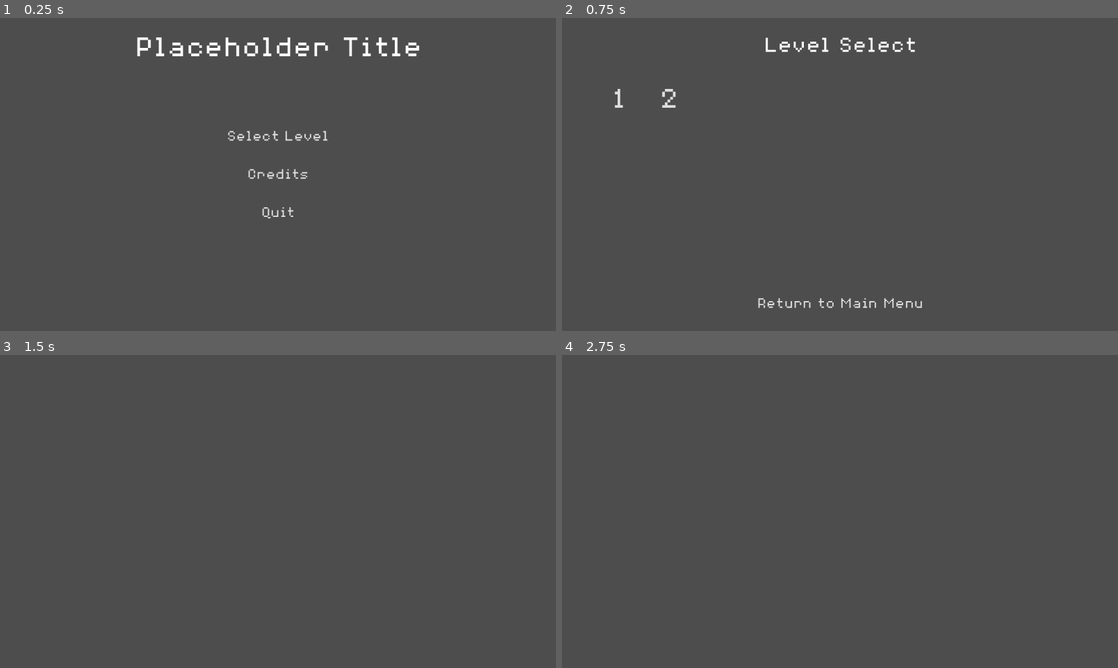
Above: before the commit, frames 1-4 (two rows, left to right).
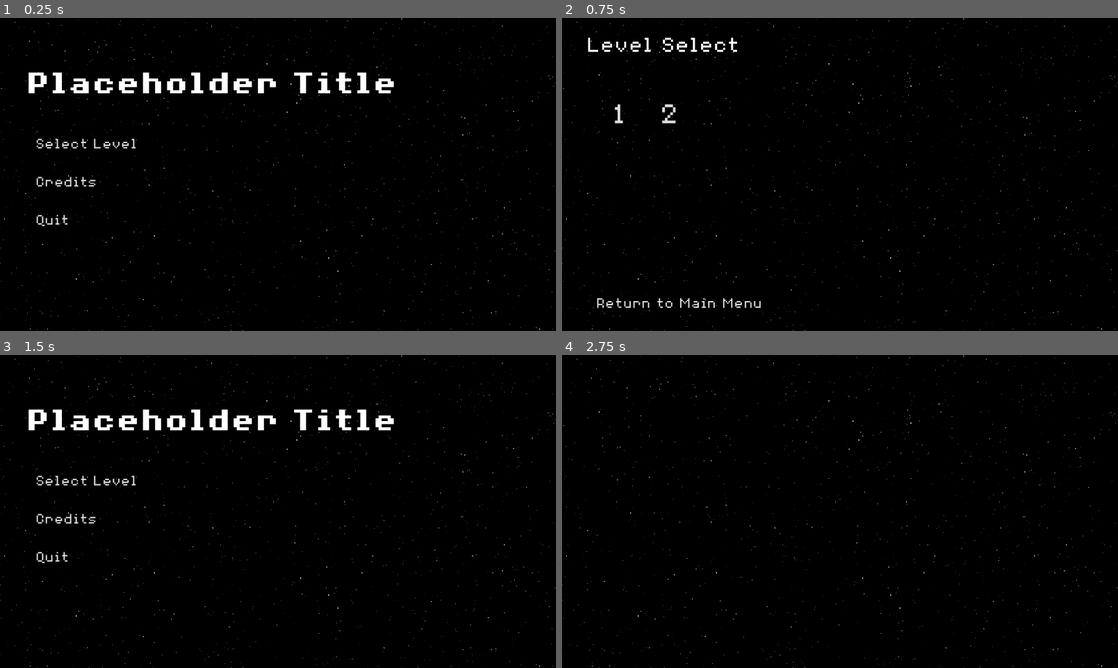
Above: after the commit, the same moments.

Repository: Birb-Games/gmtk-2025
Game: Godot game, scene res://scenes/main.tscn
Two runs of this game, one before a commit and one after it. Both use one fixed random seed, a clock stepped at 60 frames per second and the inputs below.
Inputs (mouse positions are in pixels of both pictures, inside the frame that each line leads up to):
- Up to frame 1 (0.25 s): no input
- Up to frame 2 (0.75 s): click "Select Level" at 0.5 s
- Up to frame 3 (1.5 s): click "Return to Main Menu" at 1.25 s
- Up to frame 4 (2.75 s): click (678, 520) at 2 s, where only the run after the commit has a clickable "Credits"

The runs differ from the first frame. In frame 1, 100% of the frame differs, in the area x 0-100%, y 0-100%; in frame 2, 100%; in frame 3, 100%; in frame 4, 100%.

Commit message:
upgraded appearance of main menu

Diff:
--- a/scenes/credits.tscn
+++ b/scenes/credits.tscn
@@ -1,7 +1,14 @@
-[gd_scene format=3 uid="uid://cnxvyl86ygh4h"]
+[gd_scene load_steps=2 format=3 uid="uid://cnxvyl86ygh4h"]
+
+[ext_resource type="Texture2D" uid="uid://dsq5rgehdjua3" path="res://assets/textures/space.png" id="1_0bpdh"]
 
 [node name="Credits" type="Control"]
 layout_mode = 3
 anchors_preset = 0
 offset_right = 40.0
 offset_bottom = 40.0
+
+[node name="Background" type="Sprite2D" parent="."]
+position = Vector2(578, 325)
+scale = Vector2(1.34815, 1.34815)
+texture = ExtResource("1_0bpdh")
--- a/scenes/level_select.tscn
+++ b/scenes/level_select.tscn
@@ -1,7 +1,8 @@
-[gd_scene load_steps=3 format=3 uid="uid://efsx1csh0p57"]
+[gd_scene load_steps=4 format=3 uid="uid://efsx1csh0p57"]
 
-[ext_resource type="Theme" uid="uid://5ke4j1o1hacn" path="res://assets/theme.tres" id="1_3shnc"]
+[ext_resource type="Theme" uid="uid://ca4fjx3thf2g7" path="res://assets/theme.tres" id="1_3shnc"]
 [ext_resource type="Script" uid="uid://dyldtgab025cn" path="res://scripts/level_select.gd" id="2_p0wlc"]
+[ext_resource type="Texture2D" uid="uid://dsq5rgehdjua3" path="res://assets/textures/space.png" id="4_rif6e"]
 
 [node name="LevelSelect" type="Control"]
 layout_mode = 3
@@ -11,14 +12,19 @@
 theme = ExtResource("1_3shnc")
 script = ExtResource("2_p0wlc")
 
+[node name="Background" type="Sprite2D" parent="."]
+position = Vector2(578, 325)
+scale = Vector2(1.34815, 1.34815)
+texture = ExtResource("4_rif6e")
+
 [node name="Title" type="Label" parent="."]
 layout_mode = 1
 anchors_preset = 5
 anchor_left = 0.5
 anchor_right = 0.5
-offset_left = -158.5
+offset_left = -526.5
 offset_top = 40.0
-offset_right = 158.5
+offset_right = -209.5
 offset_bottom = 75.0
 grow_horizontal = 2
 theme_override_font_sizes/font_size = 48
@@ -32,9 +38,9 @@
 anchor_right = 0.5
 anchor_bottom = 0.5
 offset_left = -426.0
-offset_top = -174.0
+offset_top = -142.0
 offset_right = -386.0
-offset_bottom = -134.0
+offset_bottom = -102.0
 grow_horizontal = 2
 grow_vertical = 2
 columns = 5
@@ -46,10 +52,10 @@
 anchor_top = 1.0
 anchor_right = 0.5
 anchor_bottom = 1.0
-offset_left = -177.0
-offset_top = -73.0
-offset_right = 177.0
-offset_bottom = -40.0
+offset_left = -532.0
+offset_top = -88.0
+offset_right = -135.0
+offset_bottom = -25.0
 grow_horizontal = 2
 grow_vertical = 0
 text = "Return to Main Menu"
--- a/scenes/levels/level1.tscn
+++ b/scenes/levels/level1.tscn
@@ -5,7 +5,7 @@
 [ext_resource type="PackedScene" uid="uid://cfnsaojiroi77" path="res://scenes/space_objects/moon.tscn" id="3_dd0lh"]
 [ext_resource type="PackedScene" uid="uid://cgx3wsdprifbh" path="res://scenes/satellites/enemy_satellite.tscn" id="4_bfxgj"]
 
-[node name="Level2" node_paths=PackedStringArray("center_object") instance=ExtResource("1_x6ivy")]
+[node name="Level" node_paths=PackedStringArray("center_object") instance=ExtResource("1_x6ivy")]
 center_object = NodePath("Earth")
 
 [node name="Earth" parent="." index="2" instance=ExtResource("2_4tcl0")]
--- a/scenes/main.tscn
+++ b/scenes/main.tscn
@@ -1,7 +1,10 @@
-[gd_scene load_steps=7 format=3 uid="uid://d0dmficfh1ng4"]
+[gd_scene load_steps=10 format=3 uid="uid://d0dmficfh1ng4"]
 
 [ext_resource type="Script" uid="uid://do4ophba58a5u" path="res://scripts/main.gd" id="1_jyhfs"]
 [ext_resource type="PackedScene" uid="uid://dsxmo3loqjgey" path="res://scenes/main_menu.tscn" id="4_jyhfs"]
+[ext_resource type="PackedScene" uid="uid://ba4da3577syhe" path="res://scenes/HUD.tscn" id="4_tbgi4"]
+[ext_resource type="PackedScene" uid="uid://cnxvyl86ygh4h" path="res://scenes/credits.tscn" id="4_tipki"]
+[ext_resource type="PackedScene" uid="uid://efsx1csh0p57" path="res://scenes/level_select.tscn" id="5_85g3d"]
 [ext_resource type="AudioStream" uid="uid://ditndhvvs6l4l" path="res://assets/sfx/explosion.wav" id="5_tbgi4"]
 [ext_resource type="AudioStream" uid="uid://dicjshmbik8o4" path="res://assets/sfx/shoot.wav" id="6_tefeu"]
 [ext_resource type="AudioStream" uid="uid://dsj5qpr3787ca" path="res://assets/sfx/hit.wav" id="7_o6xl0"]
@@ -14,6 +17,15 @@
 process_mode = 3
 
 [node name="MainMenu" parent="GUI" instance=ExtResource("4_jyhfs")]
+
+[node name="HUD" parent="GUI" instance=ExtResource("4_tbgi4")]
+visible = false
+
+[node name="Credits" parent="GUI" instance=ExtResource("4_tipki")]
+visible = false
+
+[node name="LevelSelect" parent="GUI" instance=ExtResource("5_85g3d")]
+visible = false
 
 [node name="Sfx" type="Node" parent="."]
 
--- a/scenes/main_menu.tscn
+++ b/scenes/main_menu.tscn
@@ -1,7 +1,9 @@
-[gd_scene load_steps=3 format=3 uid="uid://dsxmo3loqjgey"]
+[gd_scene load_steps=5 format=3 uid="uid://dsxmo3loqjgey"]
 
-[ext_resource type="Theme" uid="uid://5ke4j1o1hacn" path="res://assets/theme.tres" id="1_ekxnf"]
+[ext_resource type="Theme" uid="uid://ca4fjx3thf2g7" path="res://assets/theme.tres" id="1_ekxnf"]
 [ext_resource type="Script" uid="uid://bv62477lyoqed" path="res://scripts/main_menu.gd" id="2_ekxnf"]
+[ext_resource type="Texture2D" uid="uid://dsq5rgehdjua3" path="res://assets/textures/space.png" id="3_bqqt6"]
+[ext_resource type="FontFile" uid="uid://b3j21gnxq1jn1" path="res://assets/fonts/8BitOperator/8bitOperatorPlus8-Bold.ttf" id="4_wu84c"]
 
 [node name="MainMenu" type="Control"]
 layout_mode = 3
@@ -11,17 +13,23 @@
 theme = ExtResource("1_ekxnf")
 script = ExtResource("2_ekxnf")
 
-[node name="Label" type="Label" parent="."]
+[node name="Background" type="Sprite2D" parent="."]
+position = Vector2(578, 325)
+scale = Vector2(1.34815, 1.34815)
+texture = ExtResource("3_bqqt6")
+
+[node name="Title" type="Label" parent="."]
 layout_mode = 1
 anchors_preset = 5
 anchor_left = 0.5
 anchor_right = 0.5
-offset_left = -232.5
-offset_top = 40.0
-offset_right = 232.5
-offset_bottom = 76.0
+offset_left = -523.0
+offset_top = 112.0
+offset_right = 246.0
+offset_bottom = 168.0
 grow_horizontal = 2
-theme_override_font_sizes/font_size = 64
+theme_override_fonts/font = ExtResource("4_wu84c")
+theme_override_font_sizes/font_size = 72
 text = "Placeholder Title"
 
 [node name="VBoxContainer" type="VBoxContainer" parent="."]
@@ -31,10 +39,10 @@
 anchor_top = 0.5
 anchor_right = 0.5
 anchor_bottom = 0.5
-offset_left = -20.0
-offset_top = -20.0
-offset_right = 20.0
-offset_bottom = 20.0
+offset_left = -508.0
+offset_top = -100.0
+offset_right = -166.0
+offset_bottom = 133.0
 grow_horizontal = 2
 grow_vertical = 2
 
@@ -42,16 +50,19 @@
 custom_minimum_size = Vector2(300, 75)
 layout_mode = 2
 text = "Select Level"
+alignment = 0
 
 [node name="Credits" type="Button" parent="VBoxContainer"]
 custom_minimum_size = Vector2(0, 75)
 layout_mode = 2
 text = "Credits"
+alignment = 0
 
 [node name="Quit" type="Button" parent="VBoxContainer"]
 custom_minimum_size = Vector2(0, 75)
 layout_mode = 2
 text = "Quit"
+alignment = 0
 
 [connection signal="pressed" from="VBoxContainer/SelectLevel" to="." method="_on_select_level_pressed"]
 [connection signal="pressed" from="VBoxContainer/Credits" to="." method="_on_credits_pressed"]
--- a/scripts/hud.gd
+++ b/scripts/hud.gd
@@ -21,6 +21,7 @@
 		hide()
 		return
 
+	show()
 	var enemy_count = level_loaded.get_enemy_count()
 	if enemy_count > 0:
 		$EnemyCounter.show()
--- a/scripts/level_select.gd
+++ b/scripts/level_select.gd
@@ -1,4 +1,6 @@
 extends Control
+
+@onready var main_menu = $/root/Main/GUI/MainMenu
 
 var level_select_button_script: Script = preload("res://scripts/level_select_button.gd")
 
@@ -18,5 +20,5 @@
 				$GridContainer.add_child(button)
 
 func _on_return_to_main_pressed() -> void:
-	get_parent().add_child(preload("res://scenes/main_menu.tscn").instantiate())
-	queue_free()
+	main_menu.show()
+	hide()
--- a/scripts/main_menu.gd
+++ b/scripts/main_menu.gd
@@ -1,12 +1,15 @@
 extends Control
 
+@onready var credits = $/root/Main/GUI/Credits
+@onready var level_select = $/root/Main/GUI/LevelSelect
+
 func _on_select_level_pressed() -> void:
-	get_parent().add_child(preload("res://scenes/level_select.tscn").instantiate())
-	queue_free()
+	hide()
+	level_select.show()
 
 func _on_credits_pressed() -> void:
-	get_parent().add_child(preload("res://scenes/credits.tscn").instantiate())
-	queue_free()
+	hide()
+	credits.show()
 
 func _on_quit_pressed() -> void:
 	get_tree().quit()
Not shown: 1 places in assets/theme.tres that only renumber resources
